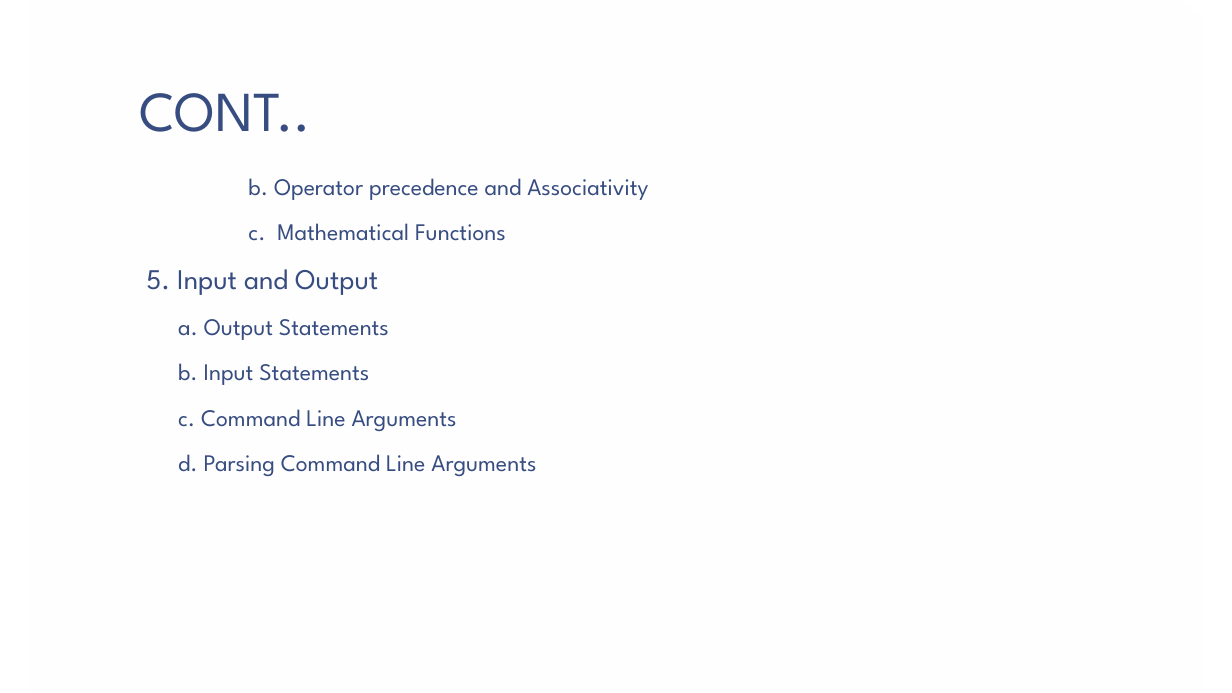
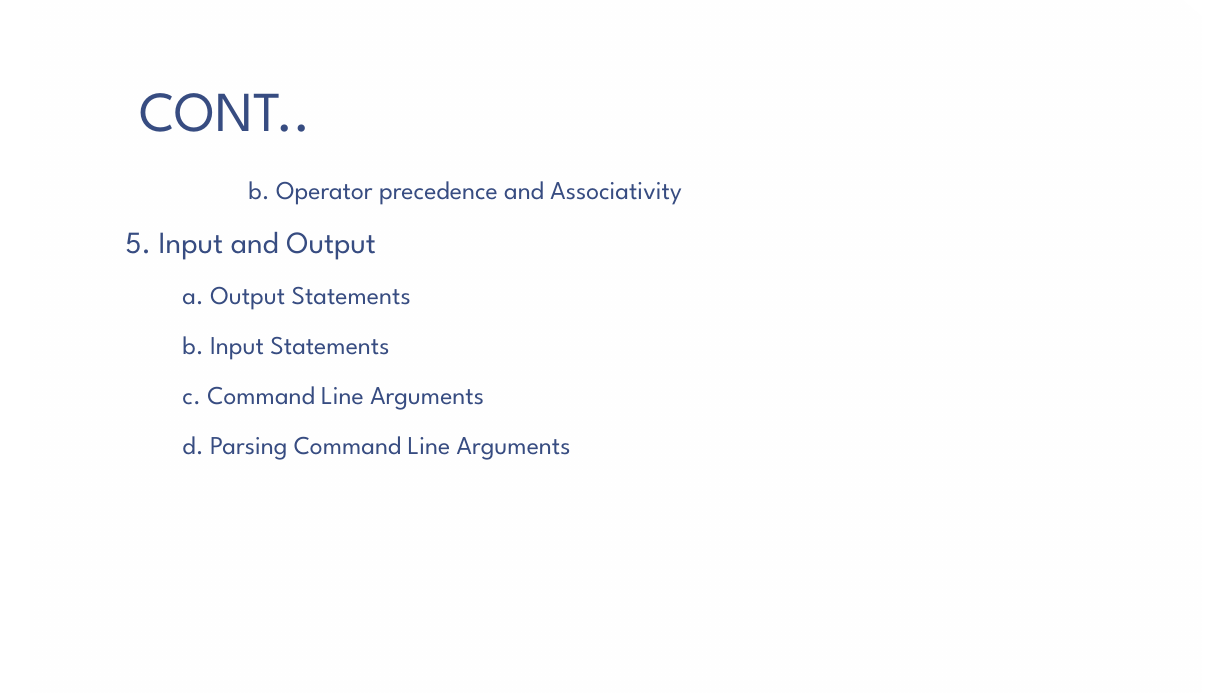
Before and after one commit to vaishnavi-consultants/Computer-Science, a slide deck: slide 3 of Python/Session2/PPT/Python_Fundamentals(Notes).pptx. Drawn at 1232x693 pixels with LibreOffice and Linux fonts; fonts in the diff are those of the drawing; background and template pictures are left out. Boxes give left, top, right and bottom in pixels: in the first picture for what was removed or moved away, otherwise in the second. Text is boxed around its words. In the diff, an @@ line names an element or a change of style, - is before the commit and + after.

```diff
--- a/Python/Session2/PPT/Python_Fundamentals(Notes).pptx
+++ b/Python/Session2/PPT/Python_Fundamentals(Notes).pptx
@@ text "b. Operator precedence and Associativity" at box(125, 181, 681, 460): size 18.5 to 20 pt in "b. Operator precedence and Associativity", "a. Output Statements", "b. Input Statements", "c. Command Line Arguments" and 1 more places; size 22.2 to 24 pt in "5. Input and Output"; line spacing 0.75 to 0.85 @@
@@ text at box(248, 223, 506, 241): paragraph removed @@
-c. Mathematical Functions
```
Also in this commit, not shown: 5 other slides changed, 13 slides added.
